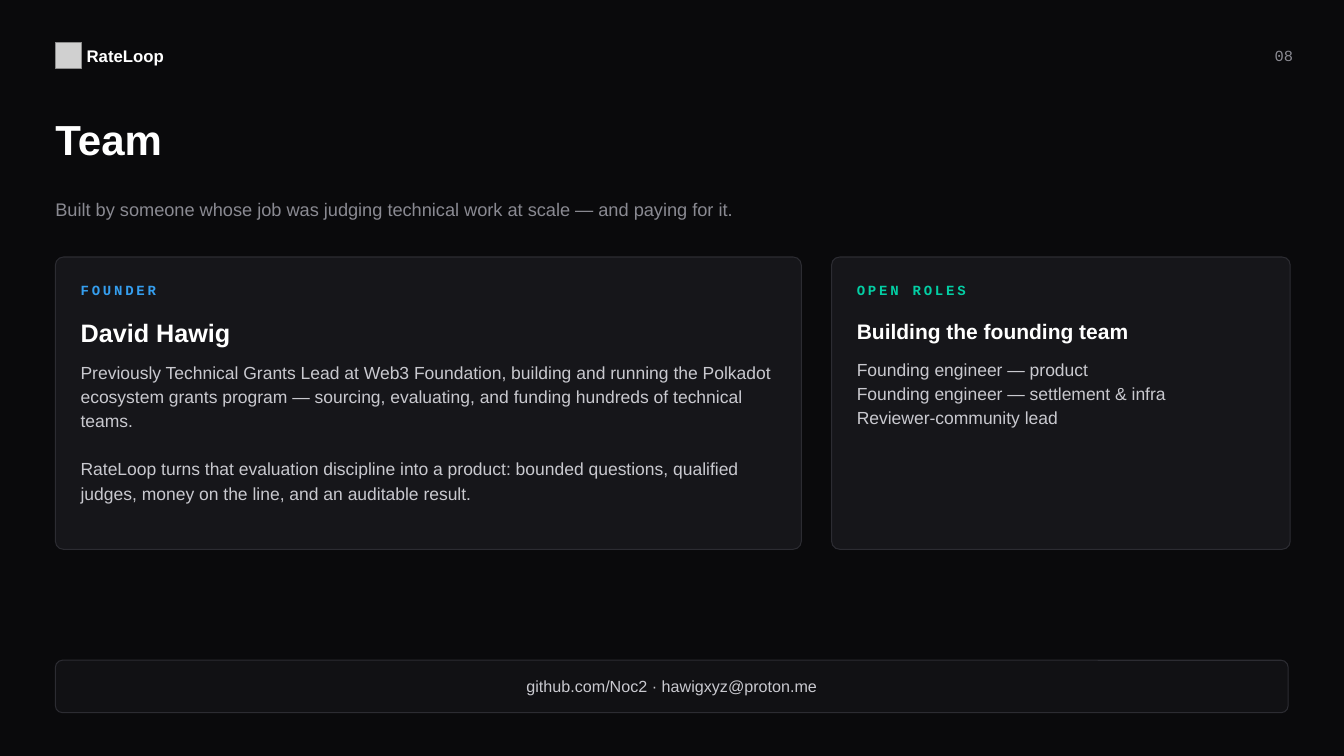
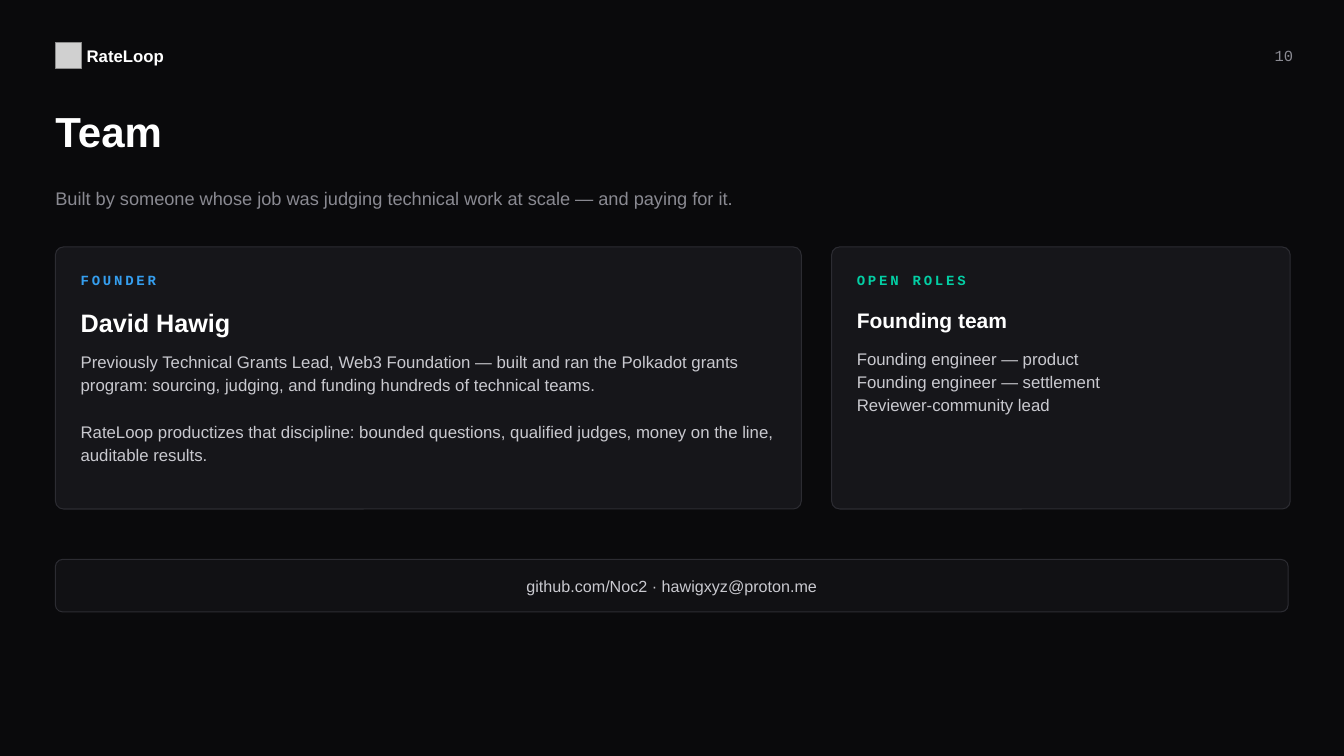
Before and after one commit to Noc2/RateLoop, a slide deck: slide 10 of outputs/rateloop-seed-deck-tokenless-2026-07.pptx (slide 8 before the commit). Drawn at 1344x756 pixels with LibreOffice and Linux fonts; fonts in the diff are those of the drawing; grey boxes stand for pictures. Boxes give left, top, right and bottom in pixels: in the first picture for what was removed or moved away, otherwise in the second. Text is boxed around its words. In the diff, an @@ line names an element or a change of style, - is before the commit and + after.

```diff
--- a/outputs/rateloop-seed-deck-tokenless-2026-07.pptx
+++ b/outputs/rateloop-seed-deck-tokenless-2026-07.pptx
@@ text at (1275, 51, 1293, 61): text changed @@
-08
+10
@@ text "Team": place and size @@
-text "Team" at (55, 126, 162, 156)
+text "Team" at (55, 118, 162, 148)
@@ text "Built by someone whose job ...": place and size @@
-text "Built by someone whose job ..." at (55, 203, 733, 220)
+text "Built by someone whose job ..." at (55, 192, 733, 209)
@@ rounded rectangle: place and size @@
-rounded rectangle at (55, 257, 802, 549)
+rounded rectangle at (55, 247, 802, 509)
@@ rounded rectangle at (55, 247, 802, 509): proportions changed @@
@@ rounded rectangle at (832, 247, 1291, 509): proportions changed @@
@@ rounded rectangle: place and size @@
-rounded rectangle at (832, 257, 1291, 549)
+rounded rectangle at (832, 247, 1291, 509)
@@ 3 texts: place and size @@
-3 texts at (81, 285, 966, 347)
+3 texts at (81, 275, 966, 337)
@@ text at (857, 312, 1007, 333): text changed @@
-Building the founding team
+Founding team
@@ text at (81, 356, 773, 461): text changed; size 12.5 to 12 pt @@
-Previously Technical Grants Lead at Web3 Foundation, building and running the Polkadot ecosystem grants program — sourcing, evaluating, and funding hundreds of technical teams.
-RateLoop turns that evaluation discipline into a product: bounded questions, qualified judges, money on the line, and an auditable result.
+Previously Technical Grants Lead, Web3 Foundation — built and ran the Polkadot grants program: sourcing, judging, and funding hundreds of technical teams.
+RateLoop productizes that discipline: bounded questions, qualified judges, money on the line, auditable results.
@@ text at (857, 353, 1079, 415): size 12.5 to 12 pt in "Founding engineer — product", "Reviewer-community lead" @@
@@ text "Founding engineer — product": place and size @@
-text "Founding engineer — product" at (857, 363, 1166, 428)
+text "Founding engineer — product" at (857, 353, 1100, 415)
@@ text at (857, 376, 1100, 392): text changed; size 12.5 to 12 pt @@
-Founding engineer — settlement & infra
+Founding engineer — settlement
@@ rounded rectangle: place and size @@
-rounded rectangle at (55, 660, 1289, 713)
+rounded rectangle at (55, 560, 1289, 612)
@@ text "github.com/Noc2 · hawigxyz@proton.me": place and size @@
-text "github.com/Noc2 · hawigxyz@proton.me" at (526, 680, 817, 696)
+text "github.com/Noc2 · hawigxyz@proton.me" at (526, 580, 817, 596)
```
Also in this commit, not shown: 6 other slides changed, 4 slides added, 2 slides removed.
